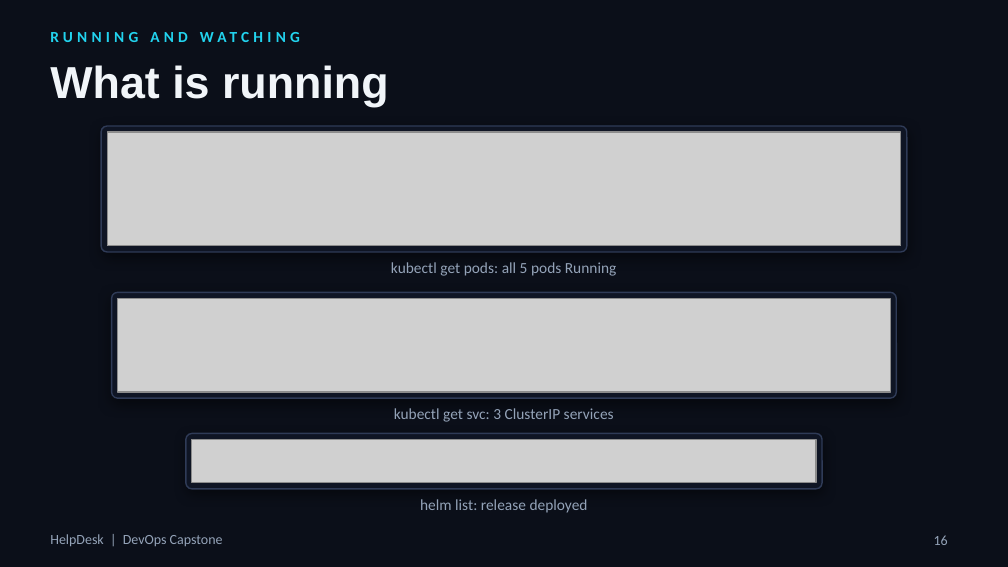
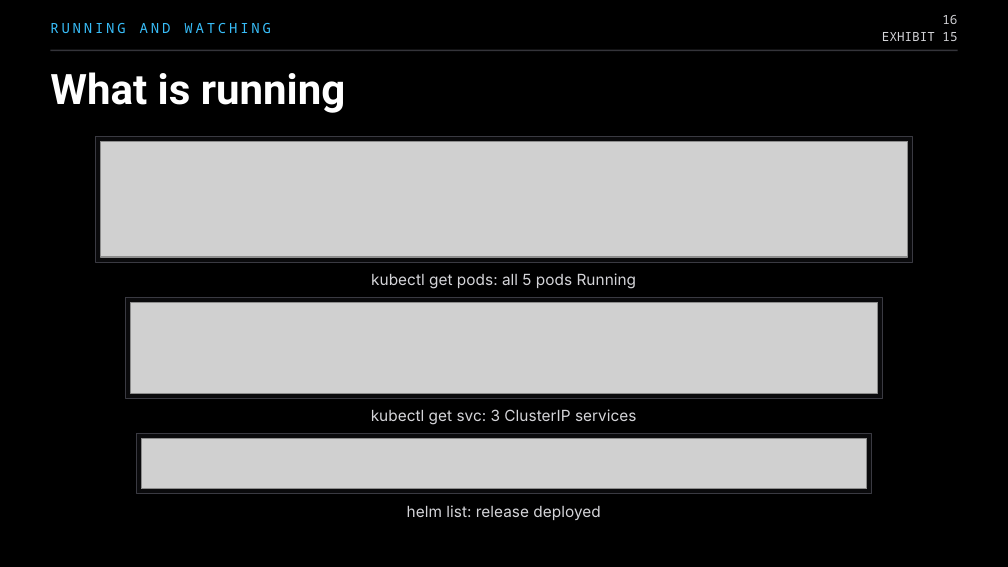
Before and after one commit to parthtaneja0001/helpdesk-devops-capstone, a slide deck: slide 16 of docs/HelpDesk-DevOps-Capstone.pptx. Drawn at 1008x567 pixels with LibreOffice and Linux fonts; fonts in the diff are those of the drawing; grey boxes stand for pictures; background and template pictures are left out. Boxes give left, top, right and bottom in pixels: in the first picture for what was removed or moved away, otherwise in the second. Text is boxed around its words. In the diff, an @@ line names an element or a change of style, - is before the commit and + after.

Commit message:
docs: restyle presentation in a black Swapline-style theme with Space Grotesk, Inter and JetBrains Mono

```diff
--- a/docs/HelpDesk-DevOps-Capstone.pptx
+++ b/docs/HelpDesk-DevOps-Capstone.pptx
@@ background picture (left out) to #000000 @@
@@ text "RUNNING AND WATCHING": place and size @@
-text "RUNNING AND WATCHING" at (222,65,389,107)
+text "RUNNING AND WATCHING" at (50,23,271,33)
@@ text "RUNNING AND WATCHING" at (50,23,271,33): size 11 to 10 pt, font Calibri to Noto Sans Mono, text colour #22D3EE to #38BDF8, letter spacing 3 to 2 pt, bold off @@
@@ text "16": place and size @@
-text "16" at (934,535,948,545)
+text "16" at (942,15,957,24)
@@ text "16" at (942,15,957,24): size 10 to 9 pt, font Calibri to Noto Sans Mono, text colour #94A3B8 to #D4D4D8; vertical alignment top to middle @@
@@ title "What is running": place and size @@
-title "What is running" at (50,65,209,99)
+title "What is running" at (50,72,345,113)
@@ title "What is running" at (50,72,345,113): size 32 to 30 pt, font Arial to Roboto, text colour #F1F5F9 to #FFFFFF @@
@@ line added from (50, 50) to (958, 50), #34343A 1 pt @@
@@ text added at (882,32,957,41), 9 pt, text #D4D4D8 @@
+EXHIBIT 15
@@ rectangle added at (95,136,912,262), fill #0A0A0C, outline #3A3A42 0.75 pt @@
@@ picture: place and size @@
-picture at (107,132,900,246)
+picture at (100,141,907,257)
@@ rounded rectangle removed at (101,126,906,252) @@
@@ font Calibri to Inter, text colour #94A3B8 to #D4D4D8 in 3 elements at (371,409,636,425), (407,505,600,520), (371,273,637,289) @@
@@ text "kubectl get pods: all 5 ...": place and size @@
-text "kubectl get pods: all 5 ..." at (391,262,617,276)
+text "kubectl get pods: all 5 ..." at (371,273,637,289)
@@ rounded rectangle removed at (112,292,897,398) @@
@@ rectangle added at (125,297,883,398), fill #0A0A0C, outline #3A3A42 0.75 pt @@
@@ picture: place and size @@
-picture at (118,298,891,392)
+picture at (130,302,878,393)
@@ rectangle added at (136,433,872,494), fill #0A0A0C, outline #3A3A42 0.75 pt @@
@@ picture: place and size @@
-picture at (192,439,815,483)
+picture at (141,438,867,489)
@@ rounded rectangle removed at (185,433,822,489) @@
@@ text "helm list: release deployed": place and size @@
-text "helm list: release deployed" at (420,499,588,513)
+text "helm list: release deployed" at (407,505,600,520)
@@ text removed at (50,534,223,546) @@
-HelpDesk | DevOps Capstone
```
Also in this commit, not shown: 23 other slides changed, 1 other file.
